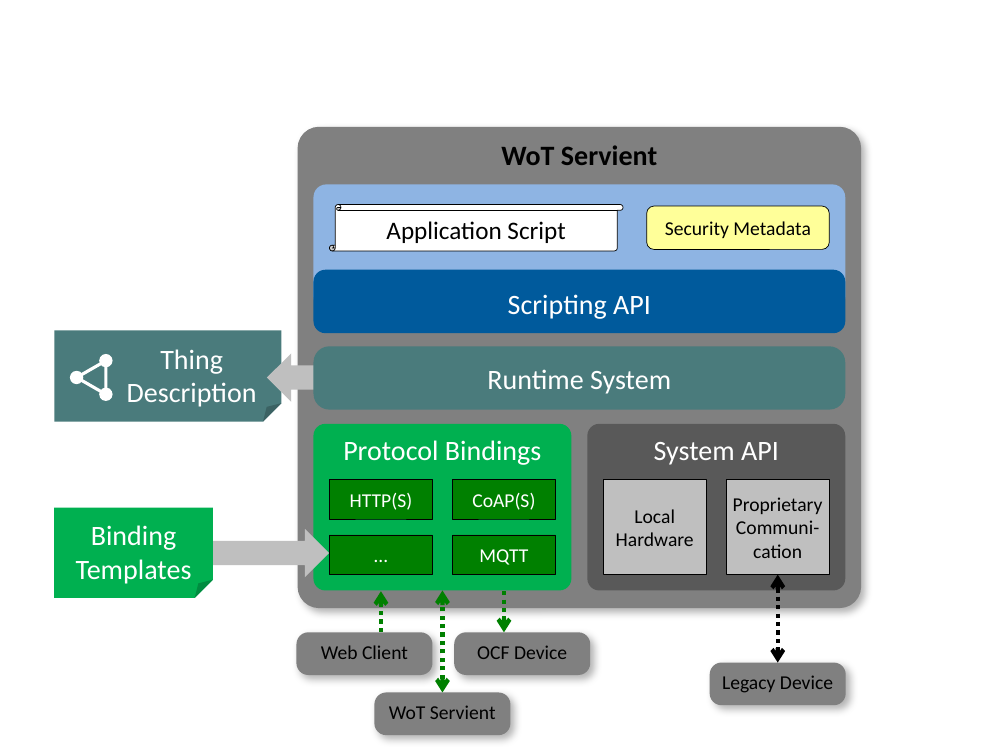
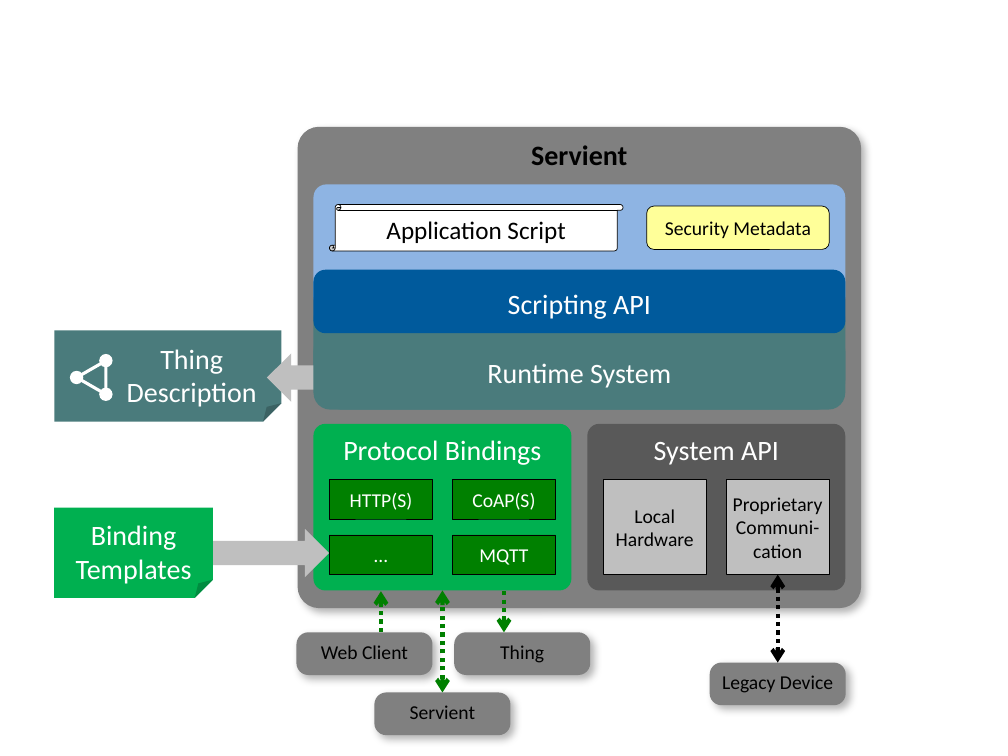
Before and after one commit to w3c/wot-architecture, a slide deck: slide 3 of images/wot-architecture-figures.pptx. Drawn at 1008x756 pixels with LibreOffice and Linux fonts; fonts in the diff are those of the drawing. Boxes give left, top, right and bottom in pixels: in the first picture for what was removed or moved away, otherwise in the second. Text is boxed around its words. In the diff, an @@ line names an element or a change of style, - is before the commit and + after.

```diff
--- a/images/wot-architecture-figures.pptx
+++ b/images/wot-architecture-figures.pptx
@@ text in rounded rectangle at <box>531,145,627,165</box>: text changed @@
-WoT Servient
+Servient
@@ rounded rectangle added at <box>313,290,846,409</box>, fill #4A7B7C @@
@@ rounded rectangle "Runtime System": place and size @@
-rounded rectangle "Runtime System" at <box>313,347,846,410</box>
+rounded rectangle "Runtime System" at <box>313,334,846,409</box>
@@ rounded rectangle "Runtime System" at <box>313,334,846,409</box>: proportions changed @@
@@ text in rounded rectangle at <box>500,645,544,663</box>: text changed @@
-OCF Device
+Thing
@@ text in rounded rectangle at <box>410,705,476,719</box>: text changed @@
-WoT Servient
+Servient
```
Also in this commit, not shown: 10 other slides changed, 2 slides added, 8 slides removed, 13 other files.
